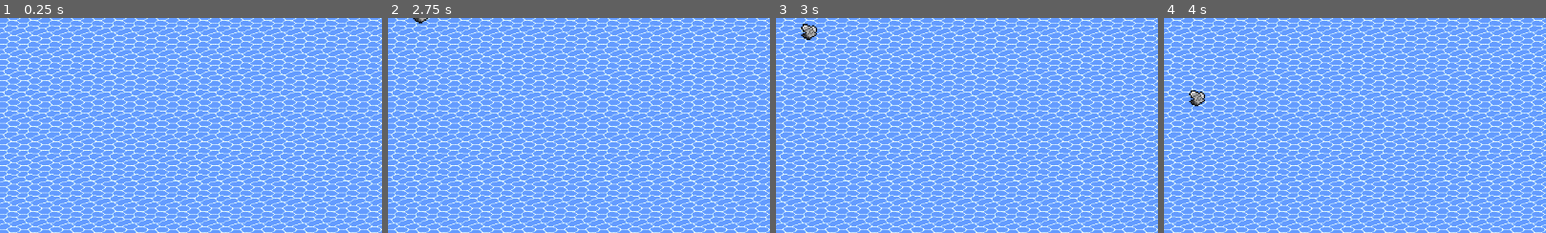
Above: before the commit, frames 1-4 (left to right).
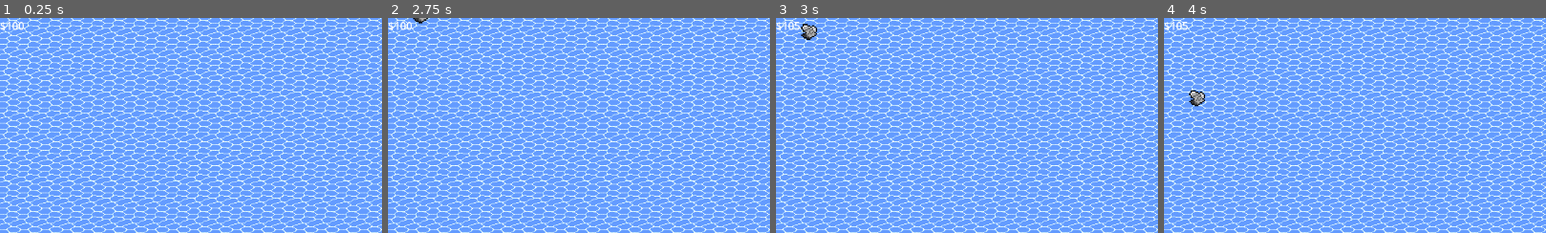
Above: after the commit, the same moments.

Repository: BlazingNeutron/calmbeforestorm
Game: Godot game, scene res://scenes/game.tscn
The game is run twice, just before and just after one commit, with the same random seed, the same clock (stepped at 60 frames per second) and the same inputs.
Inputs (mouse positions are % of the whole screen's width and height, from its top left):
- Up to frame 1 (0.25 s): no input
- Up to frame 2 (2.75 s): click "Volunteer" at 0.5 s; click "Volunteer" at 1.25 s; click "Volunteer" at 2 s
- Up to frame 3 (3 s): tap Enter at 2.75 s; move the mouse to (52, 30) at 2.77 s; click (52, 30) at 2.85 s
- Up to frame 4 (4 s): tap Space (test_lightning) at 3.5, 3.6 s; move the mouse to (4, 11) at 3.52 s; click (4, 11) at 3.67 s
The pictures show only the part of the screen within x 0-50%, y 0-50%; the shares and areas given below are measured in that part.

The runs differ from the first frame. In frame 1, 0.1% of the frame differs, in the area x 0-7%, y 1-7%; in frame 2, 0.1%; in frame 3, 0.1%; in frame 4, 0.1%.

Commit message:
Money can be accumulated

Diff:
--- a/scenes/game.tscn
+++ b/scenes/game.tscn
@@ -49,6 +49,7 @@
 [node name="PickerUppers" type="Node2D" parent="."]
 
 [node name="PickerUpperManager" parent="PickerUppers" instance=ExtResource("3_jhrrb")]
+unique_name_in_owner = true
 
 [node name="PickerUpper" parent="PickerUppers" instance=ExtResource("4_pk4d3")]
 position = Vector2(-421, 261)
--- a/scenes/hud.tscn
+++ b/scenes/hud.tscn
@@ -20,3 +20,9 @@
 [node name="Volunteer" type="Button" parent="StoreContainer"]
 layout_mode = 2
 text = "Volunteer"
+
+[node name="Money" type="RichTextLabel" parent="."]
+unique_name_in_owner = true
+offset_right = 40.0
+offset_bottom = 40.0
+text = "$100"
--- a/scripts/hud.gd
+++ b/scripts/hud.gd
@@ -1,14 +1,21 @@
 extends CanvasLayer
 
 @onready var lightning: CanvasLayer = $lightning
+@onready var money_label: RichTextLabel = %Money
+@onready var picker_upper_manager: Node2D = %PickerUpperManager
 
+@export var starting_money : int = 100
+var money : int = 0
 
-# Called when the node enters the scene tree for the first time.
 func _ready() -> void:
-	pass # Replace with function body.
-
+	picker_upper_manager.update_money.connect(_on_update_money)
+	money = starting_money
 
 # Called every frame. 'delta' is the elapsed time since the previous frame.
 func _process(_delta: float) -> void:
 	if Input.is_action_just_pressed("test_lightning"):
 		lightning.lightning_strike()
+
+func _on_update_money() -> void:
+	money += 5
+	money_label.text = "$" + str(money)
--- a/scripts/picker_upper_manager.gd
+++ b/scripts/picker_upper_manager.gd
@@ -1,4 +1,6 @@
 extends Node2D
+
+signal update_money
 
 var trash_array : Array = []
 var beach_trash_array : Array = []
@@ -11,7 +13,7 @@
 	trash_array.push_front(new_trash)
 
 func _on_trash_landed(new_beach_trash) -> void:
-	print("Trash landed", position)
+	#print("Trash landed", position)
 	beach_trash_array.push_front(new_beach_trash)
 
 func _on_trash_picked_up(removed_trash) -> void:
@@ -21,11 +23,12 @@
 		trash_array.remove_at(trash_index)
 	var beach_trash_index = beach_trash_array.find(removed_trash)
 	if beach_trash_index > -1:
-		print("beach trash removed")
+		#print("beach trash removed")
 		beach_trash_array.remove_at(beach_trash_index)
+	update_money.emit()
 
 func _on_picker_upper_adopted(picker_upper) -> void:
-	#print("picker upper added", picker_upper)
+	#	print("picker upper added", picker_upper)
 	picker_upper_array.push_front(picker_upper)
 
 # Called every frame. 'delta' is the elapsed time since the previous frame.
@@ -49,3 +52,4 @@
 			pu.move_and_slide()
 			if distance < 10:
 				closest_trash.get_picked_up()
+				update_money.emit()
